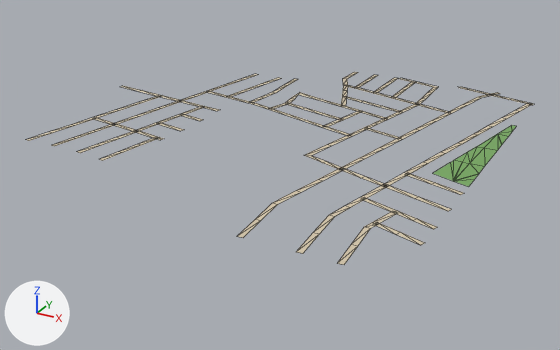
What one commit did to the glTF model public/assets/bengaluru-region-v1/tiles/t45_-13-l0.glb.
Before and after are seen from a 50 mm lens placed at (23168.0, -6988.0, 310.0), pointed at (22770.0, -6264.0, -52.0). Every picture has the same lights, and +X, +Y and +Z are marked at lower left. The older version comes first. Mesh edges are drawn as thin lines.

Objects in the first picture: 'ground'.
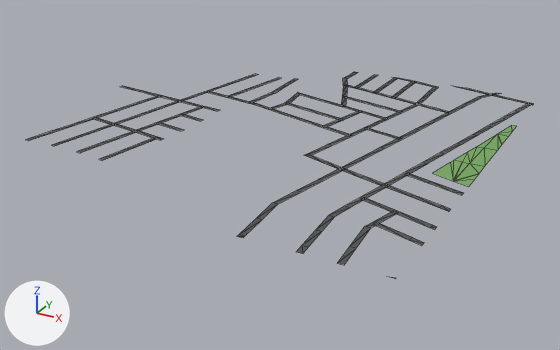
Changed parts and their boxes (x1, y1, x2, y2) in the pictures (560 x 350 px; the box of a moved part takes in the faces that stretch with it):
'ground', reshaped (7% taller): before (26, 72, 534, 265); after (26, 72, 534, 279)
part 1 of me_ground, reshaped: before (237, 72, 464, 265); after (238, 72, 463, 279)
part 2 of me_ground, moved or reshaped: (292, 92, 321, 100) in both
part 3 of me_ground, moved or reshaped: before (305, 144, 331, 163); after (304, 144, 331, 163)
part 4 of me_ground, moved or reshaped: before (459, 87, 534, 105); after (453, 86, 534, 105)
part 5 of me_ground, recoloured: (26, 74, 534, 265) in both

The change in detail:
me_ground is used by ob_ground; location (22500.0, -6500.0, 0.0).
Verts and faces of me_ground; kept vertices keep their numbers, new ones are numbered from 395.
Before the commit, vertices of me_ground: 106 (221.0, 378.0, 1.0) at pixel (299, 92), 107 (225.0, 368.0, 1.0) at pixel (298, 94).
Before the commit, vertices of me_ground: 148 (325.0, 187.0, 1.0) at pixel (303, 155), 149 (333.0, 190.0, 1.0) at pixel (311, 155).
me_ground had 395 vertices, 337 faces and spanned x 0.0..501.0, y 0.0..503.0, z 1.0.
me_ground now has 409 vertices, 349 faces and spans x 0.0..500.0, y 0.0..500.0, z 1.0.
Part 1, on me_ground:
17 vertices are removed from x 312.0..501.0, y 35.0..497.0, z 1.0.
23 faces are deleted.
3 vertices in x 464.0..469.0, y 142.0..186.0, z 1.0 move by (-5.0, 1.0, 0.0).
6 vertices move from x 275.0..468.0, y 34.0..503.0, z 1.0 to x 275.0..463.0, y 29.0..500.0, z 1.0.
27 vertices are added at x 245.0..500.0, y 0.0..500.0, z 1.0.
5 new vertices lie (6.0, 0.0, 0.0) away from vertices in x 245.0..414.0, y 3.0..495.0, z 1.0.
36 new faces join them.
Part 2, on me_ground:
Vertex 107 moves to (226.0, 369.0, 1.0), pixel (299, 94).
Vertex 106 moves to (219.0, 377.0, 1.0), pixel (297, 92).
Part 3, on me_ground:
Vertex 149 moves to (333.0, 191.0, 1.0), pixel (311, 155).
Vertex 148 moves to (326.0, 187.0, 1.0), pixel (303, 155).
Part 4, on me_ground:
6 vertices are removed from x 395.0..448.0, y 499.0..503.0, z 1.0.
7 faces are deleted.
4 vertices move from x 397.0..501.0, y 470.0..498.0, z 1.0 to x 386.0..500.0, y 470.0..500.0, z 1.0.
5 vertices are added at (401.0, 500.0, 1.0), (398.0, 500.0, 1.0), (409.0, 500.0, 1.0), (398.0, 500.0, 1.0), (454.0, 500.0, 1.0).
6 new faces join them.
me_ground part 5: 276 kept faces spanning x 0.0..500.0, y 0.0..500.0, z 1.0 get new vertex colours; the middle colour goes from beige #d7c9ae to dark grey #535556.
